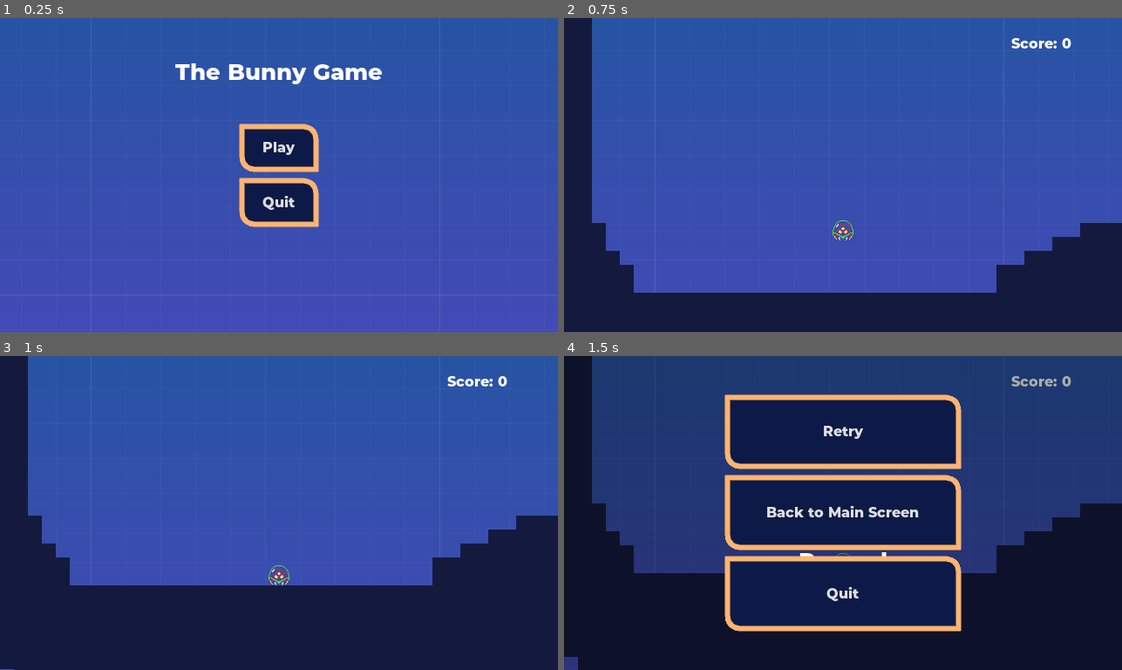
Above: before the commit, frames 1-4 (two rows, left to right).
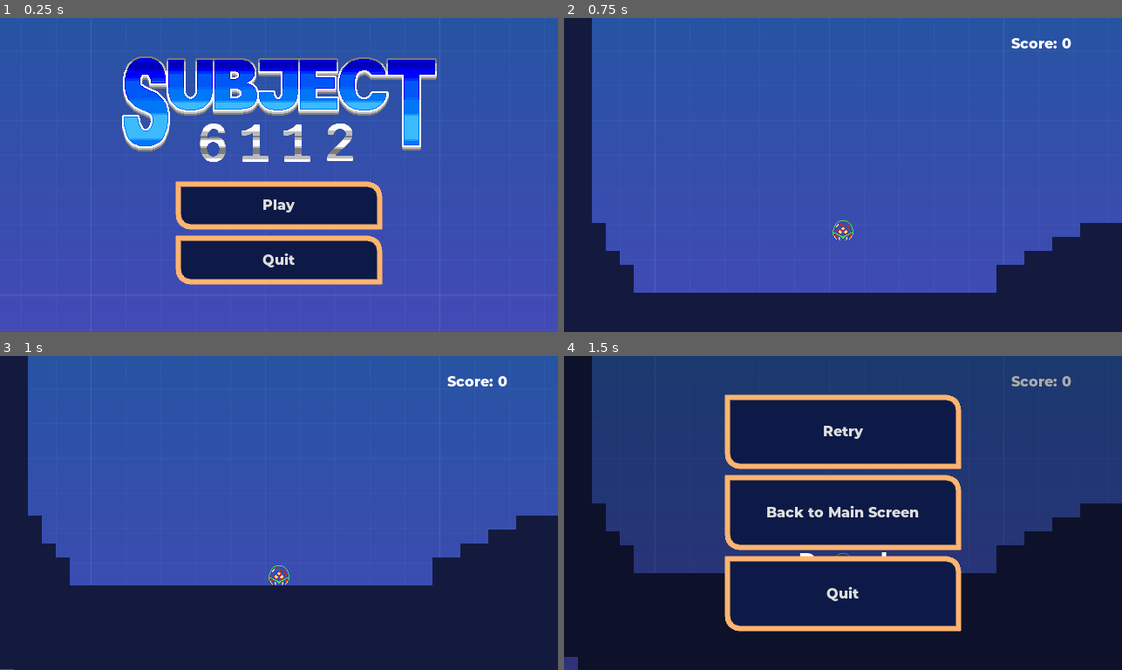
Above: after the commit, the same moments.

Repository: ritamalaquias/SeriousBunny
Game: Godot game, scene res://src/Screens/MainScreen.tscn
The game is run twice, just before and just after one commit, with the same random seed, the same clock (stepped at 60 frames per second) and the same inputs.
Inputs:
- Up to frame 1 (0.25 s): no input
- Up to frame 2 (0.75 s): click "Play" at 0.5 s
- Up to frame 3 (1 s): no input
- Up to frame 4 (1.5 s): tap Enter (pause) at 1.25 s; hold D (move_right) from 1.28 s (still down)

The runs differ from the first frame. In frame 1, 23% of the frame differs, in the area x 21-79%, y 12-85%; in frame 2, nothing differs; in frame 3, nothing differs; in frame 4, nothing differs.

Commit message:
new logo

Diff:
--- a/src/Screens/MainScreen.tscn
+++ b/src/Screens/MainScreen.tscn
@@ -1,10 +1,11 @@
-[gd_scene load_steps=6 format=2]
+[gd_scene load_steps=7 format=2]
 
 [ext_resource path="res://assets/ui_theme.tres" type="Theme" id=1]
 [ext_resource path="res://assets/background.png" type="Texture" id=2]
 [ext_resource path="res://src/UserInterface/Title.tscn" type="PackedScene" id=3]
 [ext_resource path="res://src/UserInterface/SceneChangeButton.tscn" type="PackedScene" id=4]
 [ext_resource path="res://src/UserInterface/QuitButton.tscn" type="PackedScene" id=5]
+[ext_resource path="res://assets/logo and menus/logo_v2.png" type="Texture" id=6]
 
 [node name="MainScreen" type="Control"]
 anchor_right = 1.0
@@ -19,6 +20,7 @@
 stretch_mode = 2
 
 [node name="Title" parent="." instance=ExtResource( 3 )]
+visible = false
 anchor_left = 0.5
 anchor_top = 0.5
 anchor_right = 0.5
@@ -27,25 +29,37 @@
 margin_top = -203.0
 margin_right = 257.0
 margin_bottom = -33.0
-text = "The Bunny Game"
+text = "Test Subject
+6112"
 
 [node name="Menu" type="VBoxContainer" parent="."]
 anchor_left = 0.5
-anchor_top = 0.5
+anchor_top = 1.0
 anchor_right = 0.5
-anchor_bottom = 0.5
-margin_left = -45.0
-margin_top = -58.5
-margin_right = 45.0
-margin_bottom = 58.5
+anchor_bottom = 1.0
+margin_left = -118.0
+margin_top = -172.0
+margin_right = 118.0
+margin_bottom = -55.0
 
 [node name="PlayButton" parent="Menu" instance=ExtResource( 4 )]
-margin_right = 90.0
+margin_right = 236.0
 margin_bottom = 54.0
 text = "Play"
 next_scene_path = "res://src/Levels/Level01.tscn"
 
 [node name="QuitButton" parent="Menu" instance=ExtResource( 5 )]
 margin_top = 62.0
-margin_right = 90.0
+margin_right = 236.0
 margin_bottom = 117.0
+
+[node name="LogoV2" type="TextureRect" parent="."]
+anchor_left = 0.5
+anchor_top = 0.5
+anchor_right = 0.5
+anchor_bottom = 0.5
+margin_left = -181.0
+margin_top = -137.0
+margin_right = 181.0
+margin_bottom = -15.0
+texture = ExtResource( 6 )
Binary file added: assets/logo and menus/logo_v2.png
Not shown, added: assets/logo and menus/logo_v2.png.import
